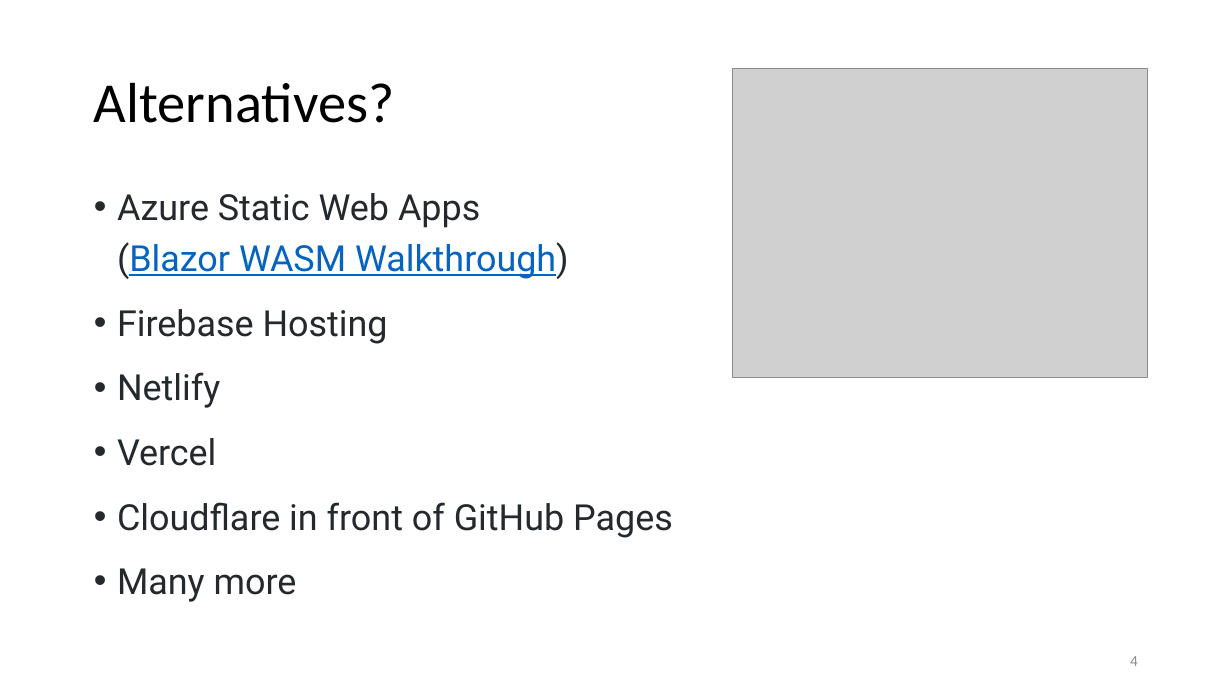
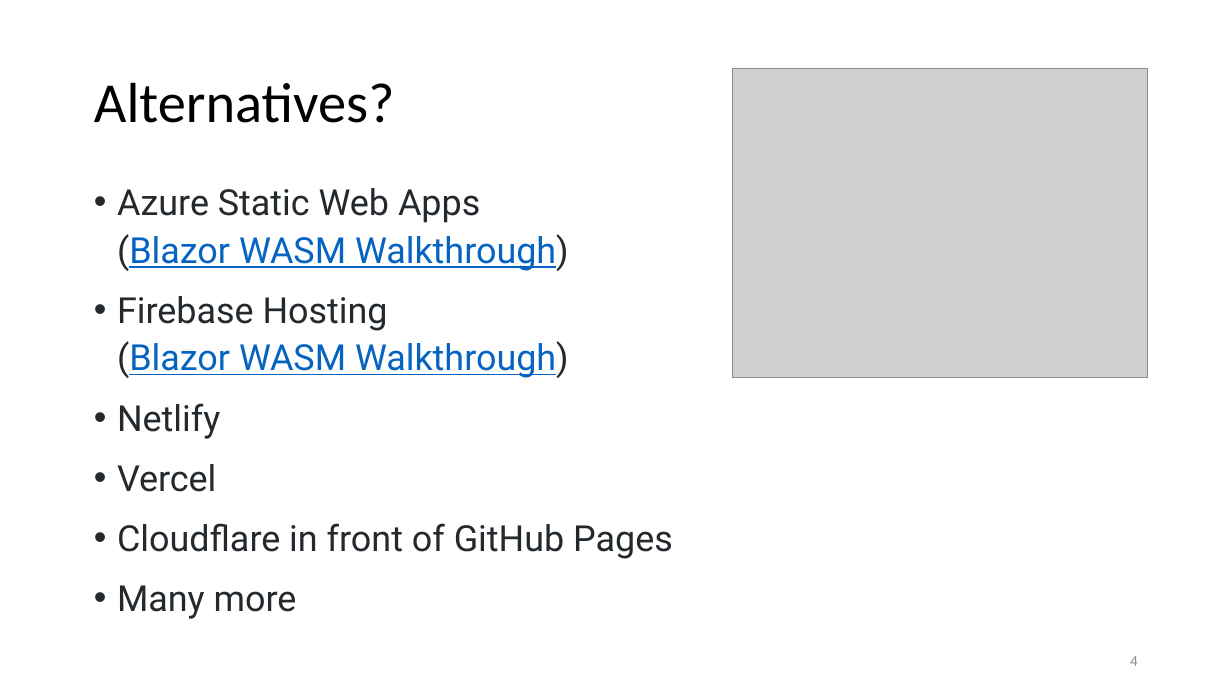
Before and after one commit to Swimburger/presentations, a slide deck: slide 4 of Deploying Blazor WebAssembly to GitHub Pages.pptx. Drawn at 1232x693 pixels with LibreOffice and Linux fonts; fonts in the diff are those of the drawing; grey boxes stand for pictures. Boxes give left, top, right and bottom in pixels: in the first picture for what was removed or moved away, otherwise in the second. Text is boxed around its words. In the diff, an @@ line names an element or a change of style, - is before the commit and + after.

Commit message:
Add link to Firebase walkthrough

```diff
--- a/Deploying Blazor WebAssembly to GitHub Pages.pptx
+++ b/Deploying Blazor WebAssembly to GitHub Pages.pptx
@@ text at [117, 188, 673, 619]: line spacing 1.2 to 1.1 @@
@@ text at [117, 296, 569, 378]: text changed; text colour #24292E to #0563C1 @@
-• Firebase Hosting
+• Firebase Hosting
+  (Blazor WASM Walkthrough)
```
